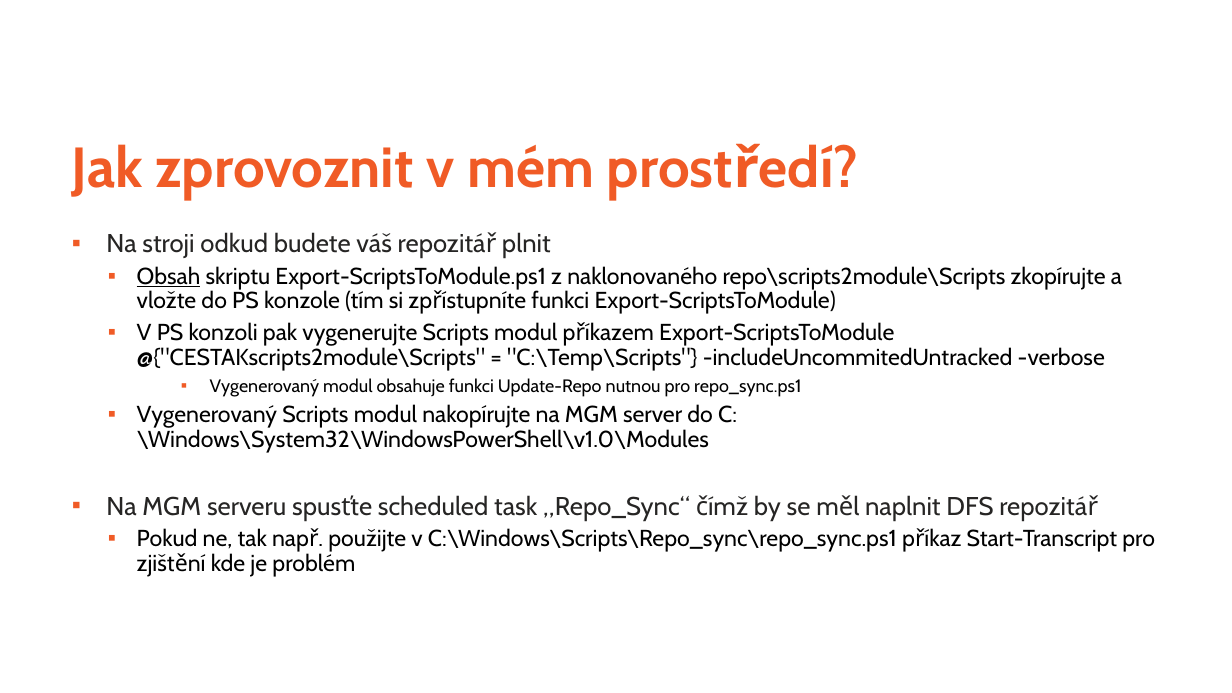
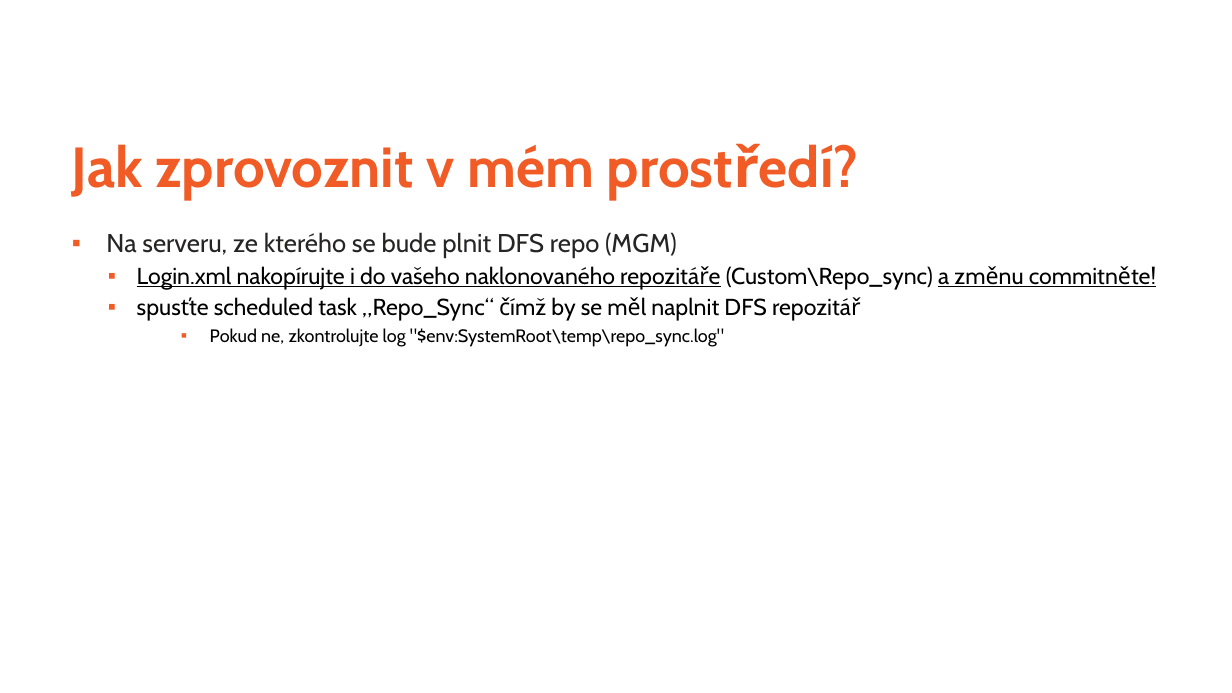
Before and after one commit to ztrhgf/Powershell_CICD_repository, a slide deck: slide 10 of jak zprovoznit CICD Powershell repo.pptx. Drawn at 1232x693 pixels with LibreOffice and Linux fonts; fonts in the diff are those of the drawing; background and template pictures are left out. Boxes give left, top, right and bottom in pixels: in the first picture for what was removed or moved away, otherwise in the second. Text is boxed around its words. In the diff, an @@ line names an element or a change of style, - is before the commit and + after.

Commit message:
slides: new

```diff
--- a/jak zprovoznit CICD Powershell repo.pptx
+++ b/jak zprovoznit CICD Powershell repo.pptx
@@ text at [106,232,949,347]: text changed @@
-▪ Na stroji odkud budete váš repozitář plnit
-  ▪ Obsah skriptu Export-ScriptsToModule.ps1 z naklonovaného repo\scripts2module\Scripts zkopírujte a vložte do PS konzole (tím si zpřístupníte funkci Export-ScriptsToModule)
-  ▪ V PS konzoli pak vygenerujte Scripts modul příkazem Export-ScriptsToModule @{"CESTAKscripts2module\Scripts" = "C:\Temp\Scripts"} -includeUncommitedUntracked -verbose
-    ▪ Vygenerovaný modul obsahuje funkci Update-Repo nutnou pro repo_sync.ps1
-  ▪ Vygenerovaný Scripts modul nakopírujte na MGM server do C:\Windows\System32\WindowsPowerShell\v1.0\Modules
-▪ Na MGM serveru spusťte scheduled task „Repo_Sync“ čímž by se měl naplnit DFS repozitář
-  ▪ Pokud ne, tak např. použijte v C:\Windows\Scripts\Repo_sync\repo_sync.ps1 příkaz Start-Transcript pro zjištění kde je problém
+▪ Na serveru, ze kterého se bude plnit DFS repo (MGM)
+  ▪ Login.xml nakopírujte i do vašeho naklonovaného repozitáře (Custom\Repo_sync) a změnu commitněte!
+  ▪ spusťte scheduled task „Repo_Sync“ čímž by se měl naplnit DFS repozitář
+    ▪ Pokud ne, zkontrolujte log "$env:SystemRoot\temp\repo_sync.log"
```
Also in this commit, not shown: 3 other slides changed, 1 slide added.
